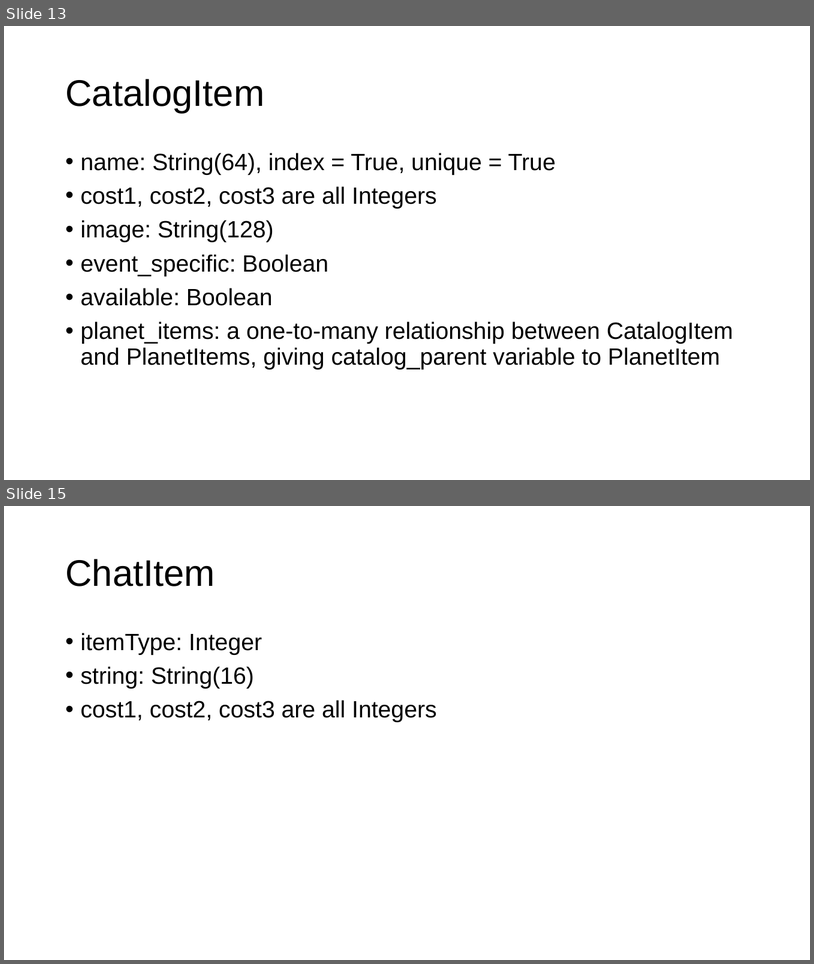
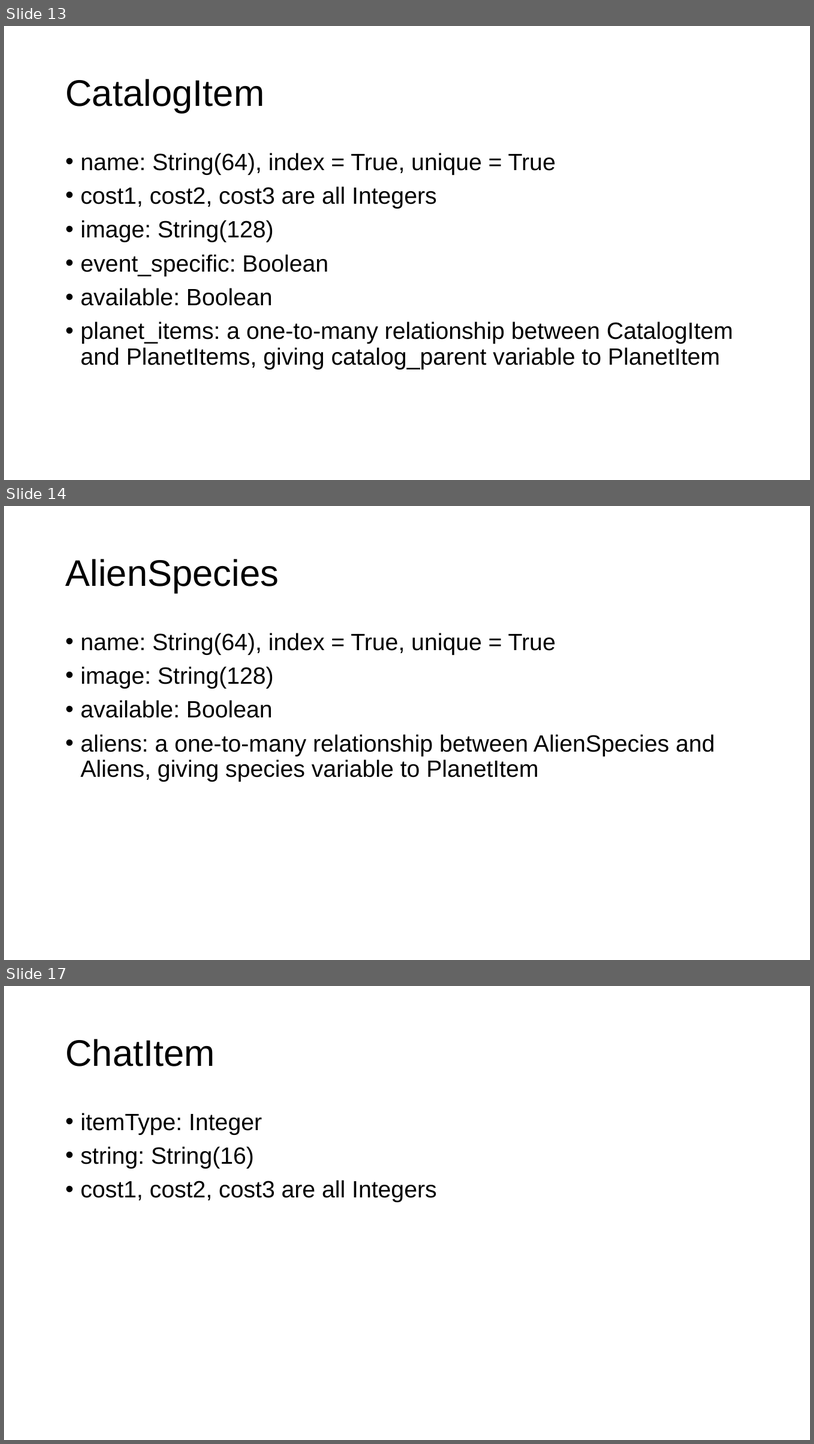
Before and after one commit to gmfk07/iu2018-backend, a slide deck: iu-spec-backend.pptx. Shown one above the other, each under a label of ours: slides 13 and 15 before the commit, slides 13, 14 and 17 after it; the slides between them are not shown. The pictures are 814x964 and 814x1444 pixels, drawn with LibreOffice and Linux fonts; fonts in the diff are those of the drawing. Boxes give left, top, right and bottom in pixels: in the first picture for what was removed or moved away, otherwise in the second. Text is boxed around its words. In the diff, an @@ line names an element or a change of style, - is before the commit and + after.

Commit message:
Fixed backend bugs, added aliens, rockets, and user info

```diff
--- a/iu-spec-backend.pptx
+++ b/iu-spec-backend.pptx
@@ slide 14 added at (4, 506, 810, 960), background #FFFFFF @@
@@ title added at (65, 559, 279, 593), 44 pt, text #000000 @@
+AlienSpecies
@@ text added at (81, 633, 715, 781), 28 pt, text #000000 @@
+• name: String(64), index = True, unique = True
+• image: String(128)
+• available: Boolean
+• aliens: a one-to-many relationship between AlienSpecies and Aliens, giving species variable to PlanetItem
@@ what was slide 15 is now slide 17 @@
```
Also in this commit, not shown: 4 slides changed, 3 other slides added, 5 other files.
